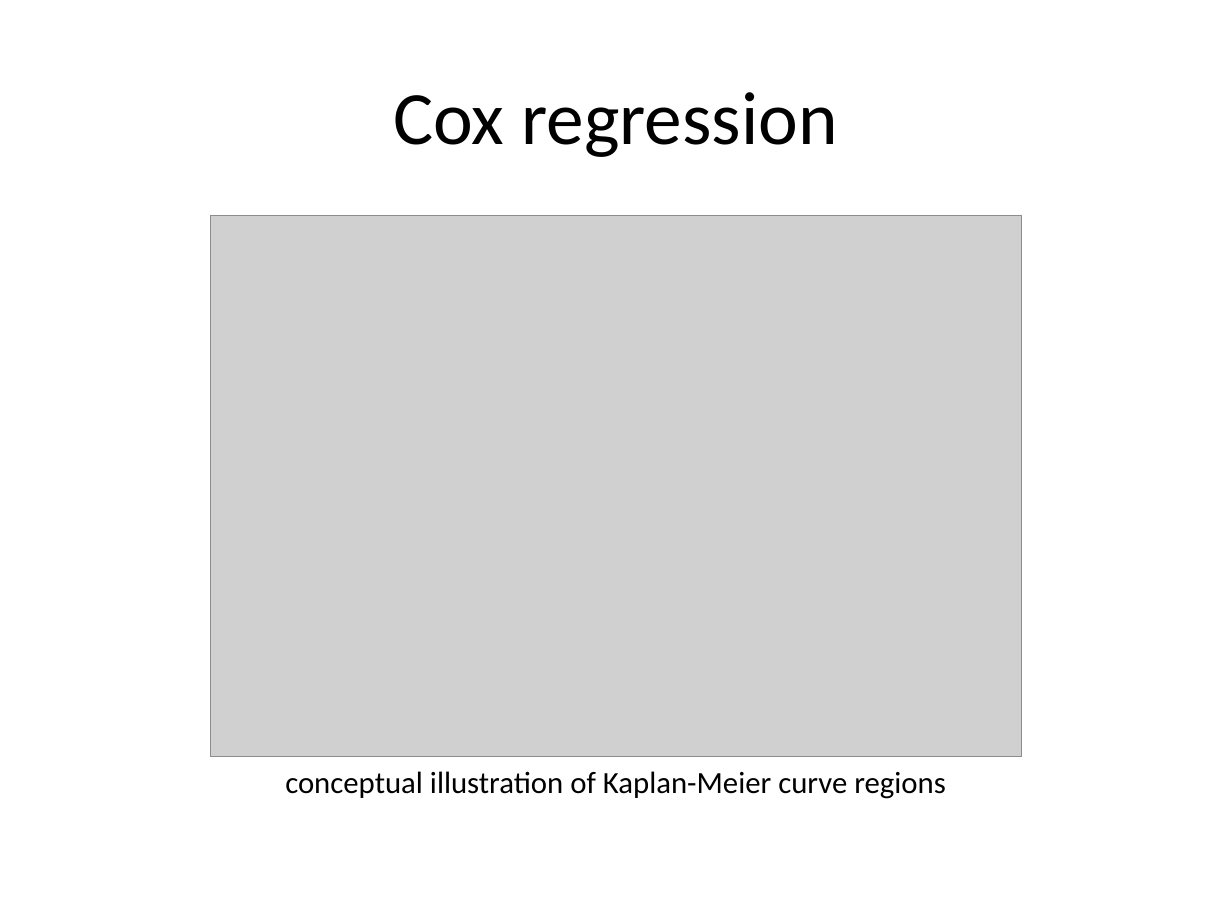
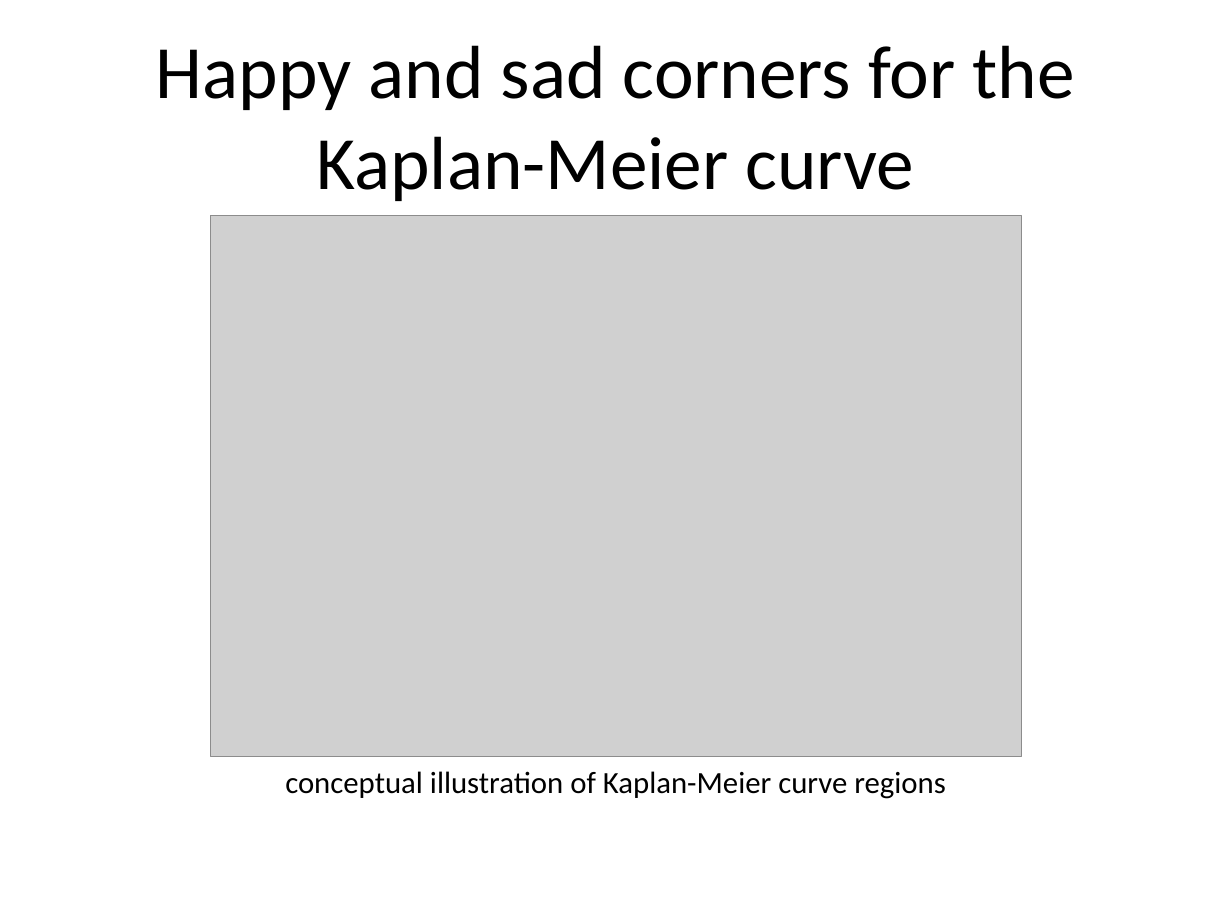
Before and after one commit to classes-medb/5510, a slide deck: slide 83 of src/video-13-statistical-models.pptx (slide 70 before the commit). Drawn at 1232x924 pixels with LibreOffice and Linux fonts; fonts in the diff are those of the drawing; grey boxes stand for pictures. Boxes give left, top, right and bottom in pixels: in the first picture for what was removed or moved away, otherwise in the second. Text is boxed around its words. In the diff, an @@ line names an element or a change of style, - is before the commit and + after.

```diff
--- a/src/video-13-statistical-models.pptx
+++ b/src/video-13-statistical-models.pptx
@@ title at [156,45,1075,201]: text changed @@
-Cox regression
+Happy and sad corners for the Kaplan-Meier curve
```
Also in this commit, not shown: 23 other slides changed, 22 slides added, 11 slides removed, 4 other files.
